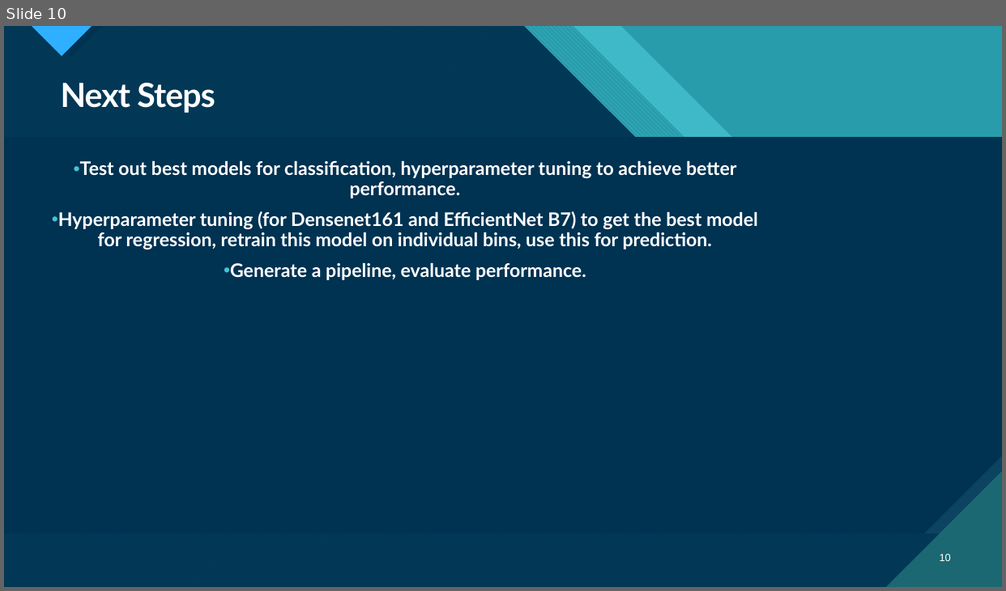
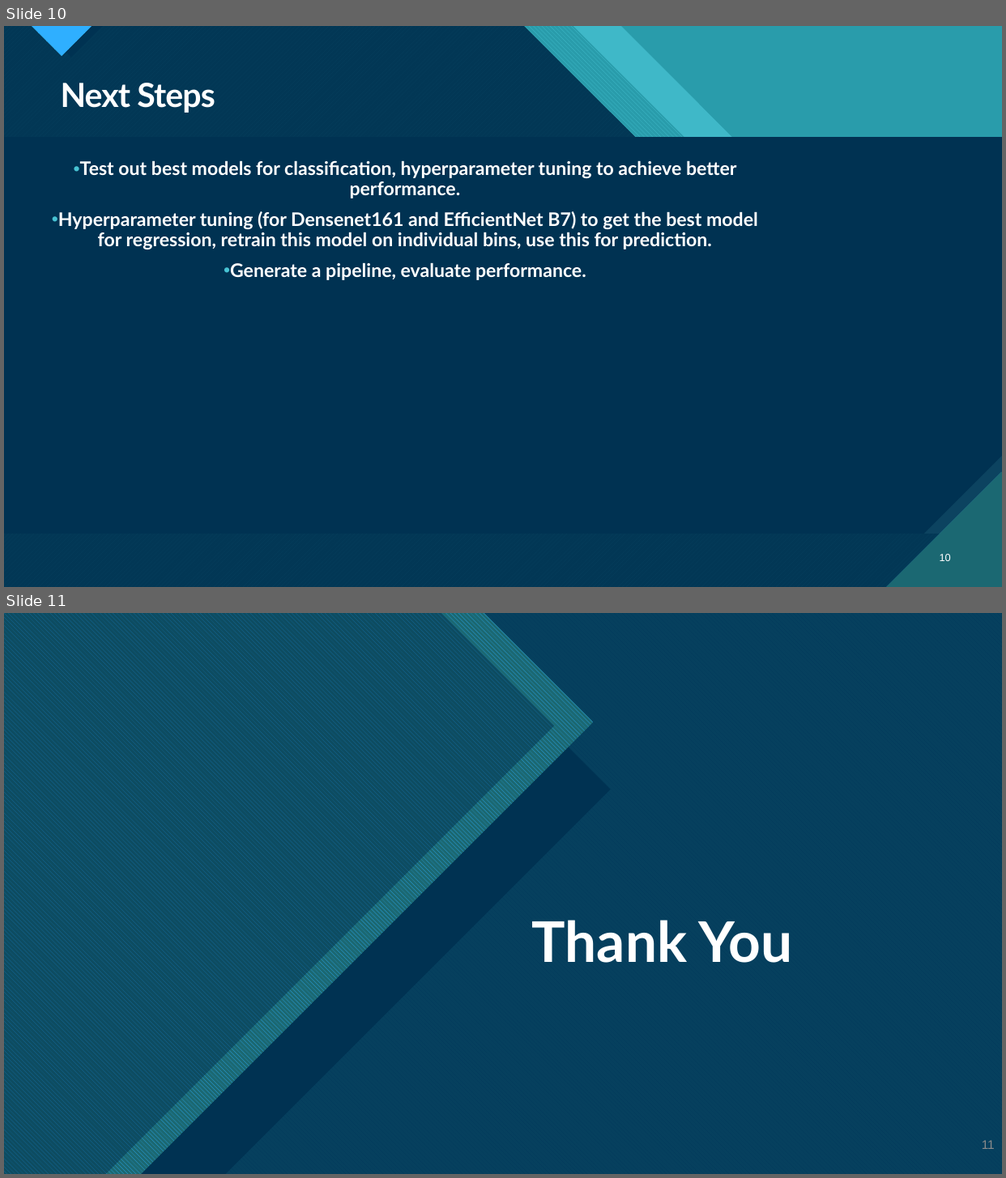
Before and after one commit to arshmodak/Hurricane-Wind-Speed-Prediction-using-Deep-Learning-and-Machine-Learning, a slide deck: progress update 3.pptx. Shown one above the other, each under a label of ours: slide 10 before the commit, slides 10 and 11 after it. The pictures are 1006x591 and 1006x1178 pixels, drawn with LibreOffice and Linux fonts; fonts in the diff are those of the drawing. Boxes give left, top, right and bottom in pixels: in the first picture for what was removed or moved away, otherwise in the second. Text is boxed around its words. In the diff, an @@ line names an element or a change of style, - is before the commit and + after.

Commit message:
Progress Update 3 PPT

```diff
--- a/progress update 3.pptx
+++ b/progress update 3.pptx
@@ slide 11 added at (4, 613, 1002, 1174), background #FFFFFF; not listed: 9 template elements that a slide beside it also shows @@
@@ rectangle added at (4, 613, 1002, 1174), fill #0065A4 @@
@@ freeform shape added at (4, 613, 1002, 1174), fill #47C3D3 at 74% opacity @@
@@ freeform shape added at (4, 613, 1002, 1174), fill pattern #0065A4 on #47C3D3 @@
@@ freeform shape added at (4, 613, 1002, 1174), fill #003352 at 90% opacity @@
@@ freeform shape added at (4, 613, 611, 1174), fill #003352 @@
@@ freeform shape added at (4, 613, 594, 1174), fill pattern #2FAFFF on #1B6872 @@
@@ freeform shape added at (4, 613, 555, 1174), fill #003352 at 51% opacity @@
@@ title added at (532, 920, 792, 963), 54 pt, text #FFFFFF, bold @@
+Thank You
@@ page number added at (982, 1140, 995, 1149), 12 pt, text #8C8C8C @@
+11
```
Also in this commit, not shown: 1 slide removed.
